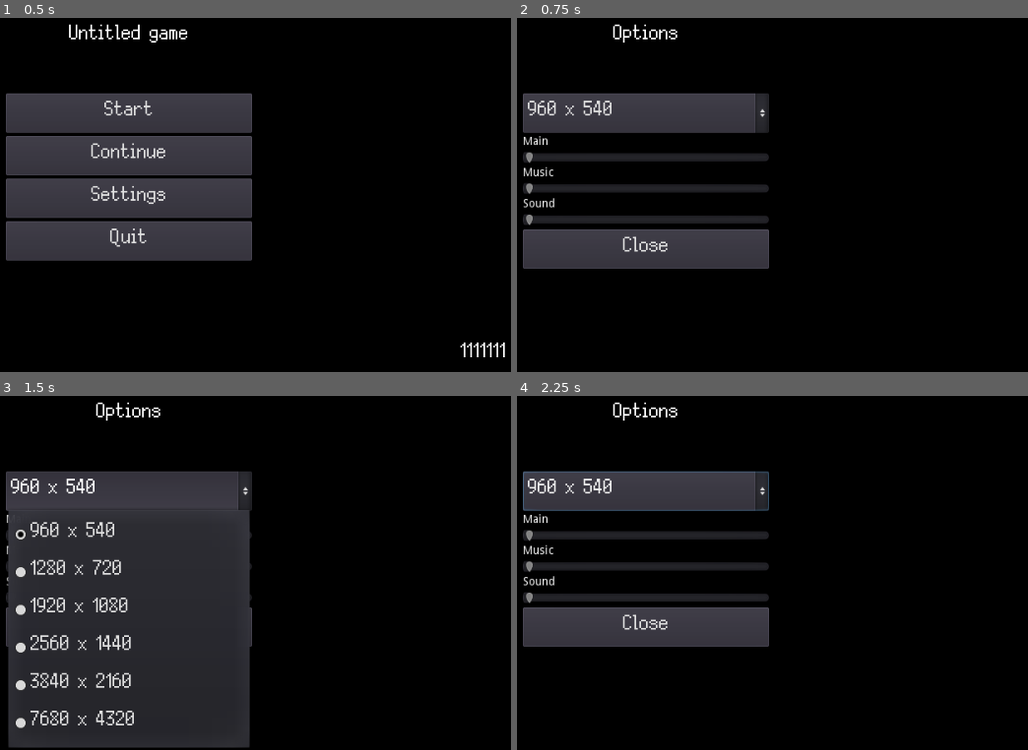
Above: before the commit, frames 1-4 (two rows, left to right).
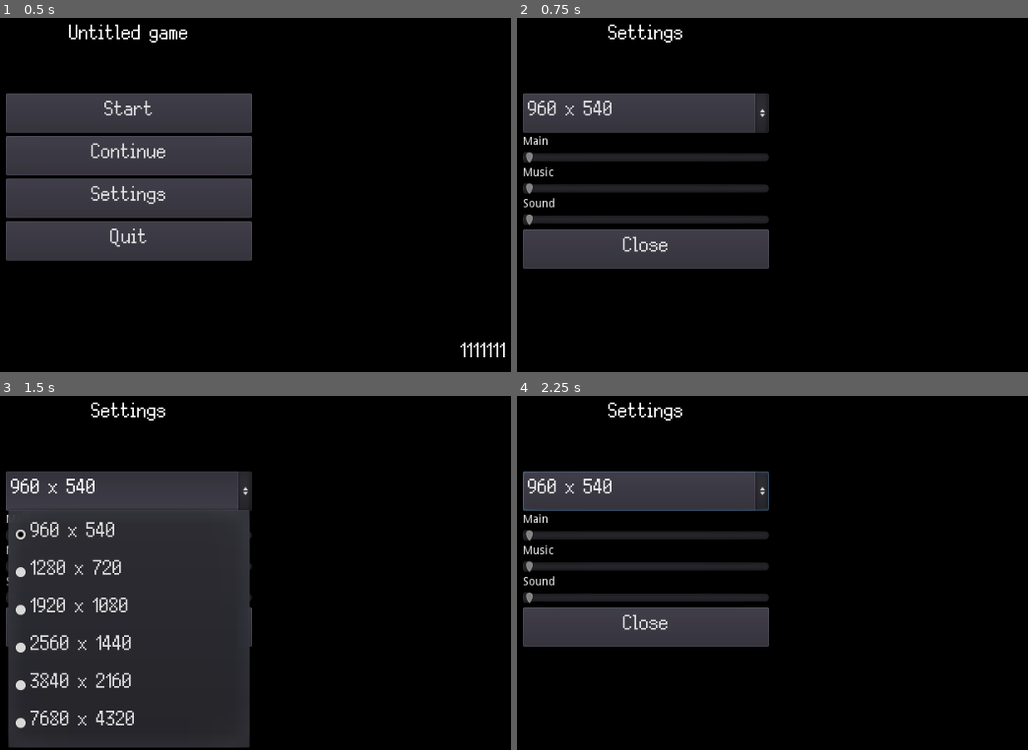
Above: after the commit, the same moments.

Repository: colinbellino/ai-and-games-2022
Game: Godot game, scene res://media/scenes/main.tscn
The game is run twice, just before and just after one commit, with the same random seed, the same clock (stepped at 60 frames per second) and the same inputs.
Inputs:
- Up to frame 1 (0.5 s): no input
- Up to frame 2 (0.75 s): click "Settings" at 0.5 s
- Up to frame 3 (1.5 s): click "Start" at 1.25 s
- Up to frame 4 (2.25 s): click "Start" at 2 s

Frame 1 is identical in both runs. In frame 2, 0.3% of the frame differs, in the area x 17-33%, y 1-7%; in frame 3, 0.3%; in frame 4, 0.3%.

Commit message:
Localize menus

Diff:
--- a/media/scenes/SettingsUI.tscn
+++ b/media/scenes/SettingsUI.tscn
@@ -21,7 +21,7 @@
 margin_right = 109.5
 margin_bottom = 163.0
 theme = ExtResource( 2 )
-text = "Options"
+text = "Settings"
 align = 1
 valign = 1
 
--- /dev/null
+++ b/media/text.csv
@@ -0,0 +1,12 @@
+keys,en,fr
+test,This is a test,C'est un test
+Settings,Settings,Réglages
+Fullscreen,Fullscreen,Plein écran
+Resolution,Resolution,Résolution
+Main,Main,Principal
+Music,Music,Musique
+Sound,Sound,Son
+Close,Close,Fermer
+Quit,Quit,Quitter
+Start,Start,Démarrer
+Continue,Continue,Continuer
--- a/project.godot
+++ b/project.godot
@@ -118,6 +118,11 @@
  ]
 }
 
+[locale]
+
+locale_filter=[ 0, [ "en", "fr" ] ]
+translations=PoolStringArray( "res://media/text.en.translation", "res://media/text.fr.translation" )
+
 [mono]
 
 project/assembly_name="Ai & Games 2022"
Not shown, added: media/text.csv.import
